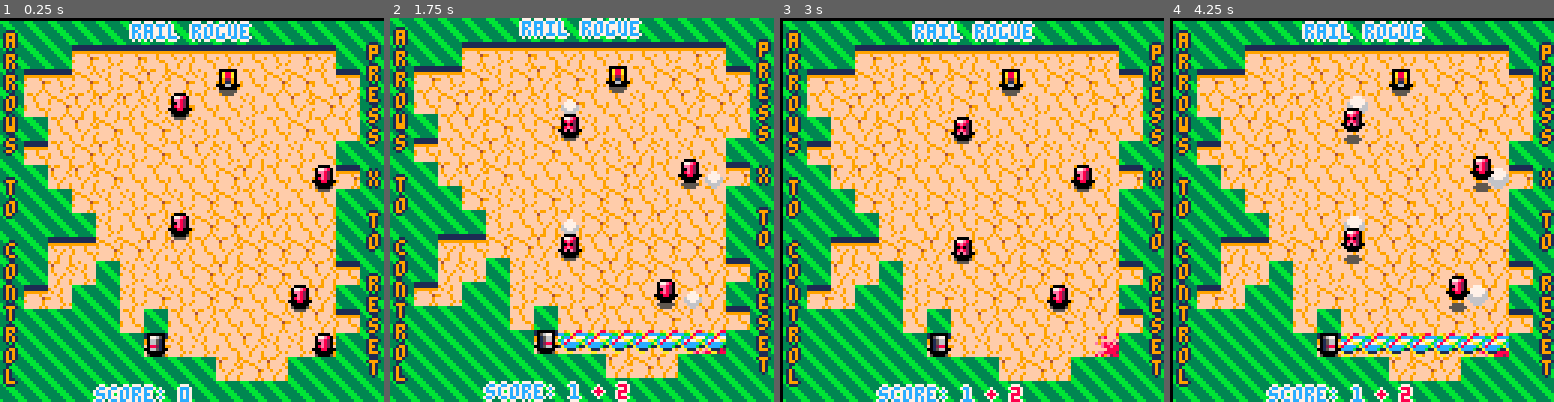
Above: before the commit, frames 1-4 (left to right).
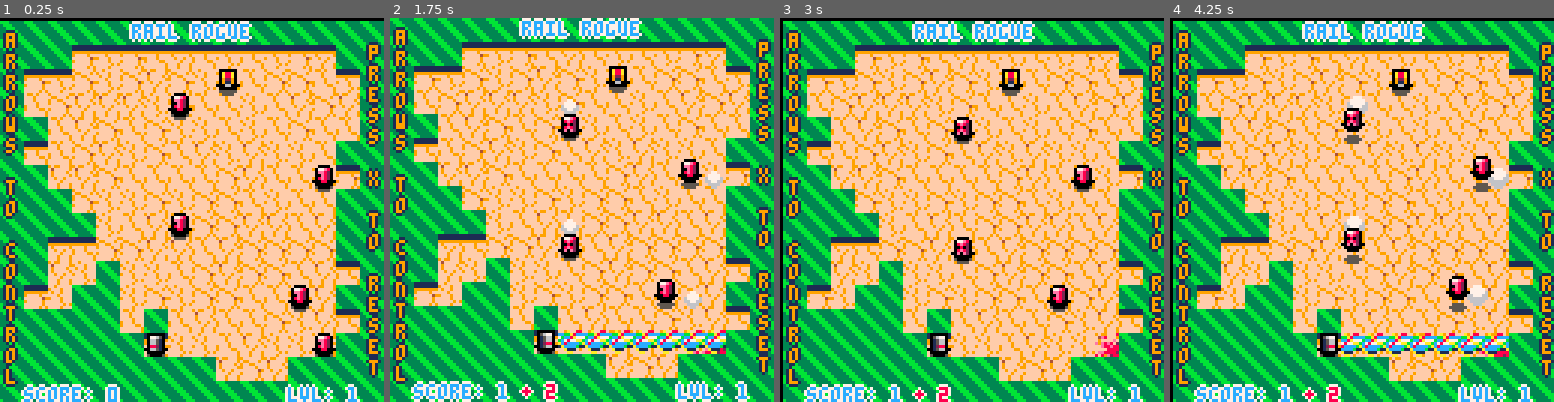
Above: after the commit, the same moments.

Repository: NangiDev/pico-8-projects
Game: PICO-8 cartridge games/railrogue.p8
Same seed, same stepped clock (60 frames per second), same inputs: the game is played once before the commit and once after it.
Inputs:
- Up to frame 1 (0.25 s): no input
- Up to frame 2 (1.75 s): tap X (X key) at 0.33, 1.07 s; hold Right from 1.6 s (still down)
- Up to frame 3 (3 s): tap X (X key) at 1.85, 2.97 s; release Right at 2.1 s; hold Up 2.15-2.42 s; hold Right from 2.47 s (still down)
- Up to frame 4 (4.25 s): release Right at 3.03 s; hold Left 3.08-3.58 s; hold Down 3.63-3.97 s; hold Right from 4.02 s (still down); tap X (X key) at 4.08 s

The runs differ from the first frame. In frame 1, 2.1% of the frame differs, in the area x 5-94%, y 95-100%; in frame 2, 2.6%, in the area x 5-94%, y 94-100%; in frame 3, 2.4%; in frame 4, 2.4%.

Commit message:
changed splash screen

Diff:
--- a/games/railrogue.p8
+++ b/games/railrogue.p8
@@ -1,6 +1,21 @@
 pico-8 cartridge // http://www.pico-8.com
 version 8
 __lua__
+song = 00
+music(song)
+
+shoot_sfxs = {25,26,27}
+function shoot_sfx()
+ foreach(shoot_sfxs,sfx)
+end
+
+death_sfxs = {29,31,32}
+function death_sfx()
+ foreach(death_sfxs,sfx)
+end
+
+move_sfx = 28
+
 -- is_type list!
 is_type = {
 	["floor"] 	= 0,
@@ -70,7 +85,7 @@
 
 	local current = board:get_node(foo.x, foo.y);
 
-	if distance(foo, player) < 2
+	if distance(foo, player) < 3
 		or distance(foo, chest) < 1
 			or current.v != 0 then
 			return self:populate_foo(max, count);
@@ -228,6 +243,9 @@
 	if self.type == "foo" then
 		score+=1;
 		bonus+=kombo;
+	else
+		death_sfx()
+		music(-1,500)
 	end
 end
 
@@ -352,6 +370,7 @@
 		if self.type == "player" and current:should_shot(next) then
 			self:shot_railgun(next);
 		elseif next.v == is_type["floor"] then
+ 	 sfx(move_sfx)
 			self:spawn_smoke();
 			self:move(current, next);
 			if self.type == "player" then
@@ -381,6 +400,8 @@
 end
 
 function entity:shot_railgun(next)
+ shoot_sfx()
+
 	local x = next.x or 0;
 	local y = next.y or 0;
 
@@ -534,6 +555,7 @@
 	flash = flash or 2;
 	score = score or 0;
 	bonus = bonus or 0;
+	level = level or 1;
 	shakey_timer = 0;
 
 	floor = floor or grid:new():init();
@@ -579,6 +601,7 @@
 	-- board:draw();
 	print_instructions();
 	print_score();
+    print_level();
 	flash_screen();
 end
 
@@ -668,15 +691,20 @@
 	end
 end
 
+function print_level()
+	level_text = "lvl: "..level;
+	print_text(level_text, 120 - #level_text*4, 122, 12, 7);
+end
+
 function print_score()
 	score_text = "score: "..score;
-	print_text(score_text, 32, 122, 12, 7);
+	print_text(score_text, 8, 122, 12, 7);
 	print_bonus();
 end
 
 function print_bonus()
 	bonus_text = "+ "..bonus;
-	local x = (bonus > 0) and 32 + #score_text*4 + 4 or -40;
+	local x = (bonus > 0) and 8 + #score_text*4 + 4 or -40;
 	print_text(bonus_text, x, 122, 8, 7);
 end
 
Not shown, changed: 130 lines of the sprite sheet (__gfx__) section of games/railrogue.p8
Not shown, changed: the thumbnail (__label__) section of games/railrogue.p8
Not shown, changed: the music (__music__) section of games/railrogue.p8
Not shown, changed: the sound effects (__sfx__) section of games/railrogue.p8
